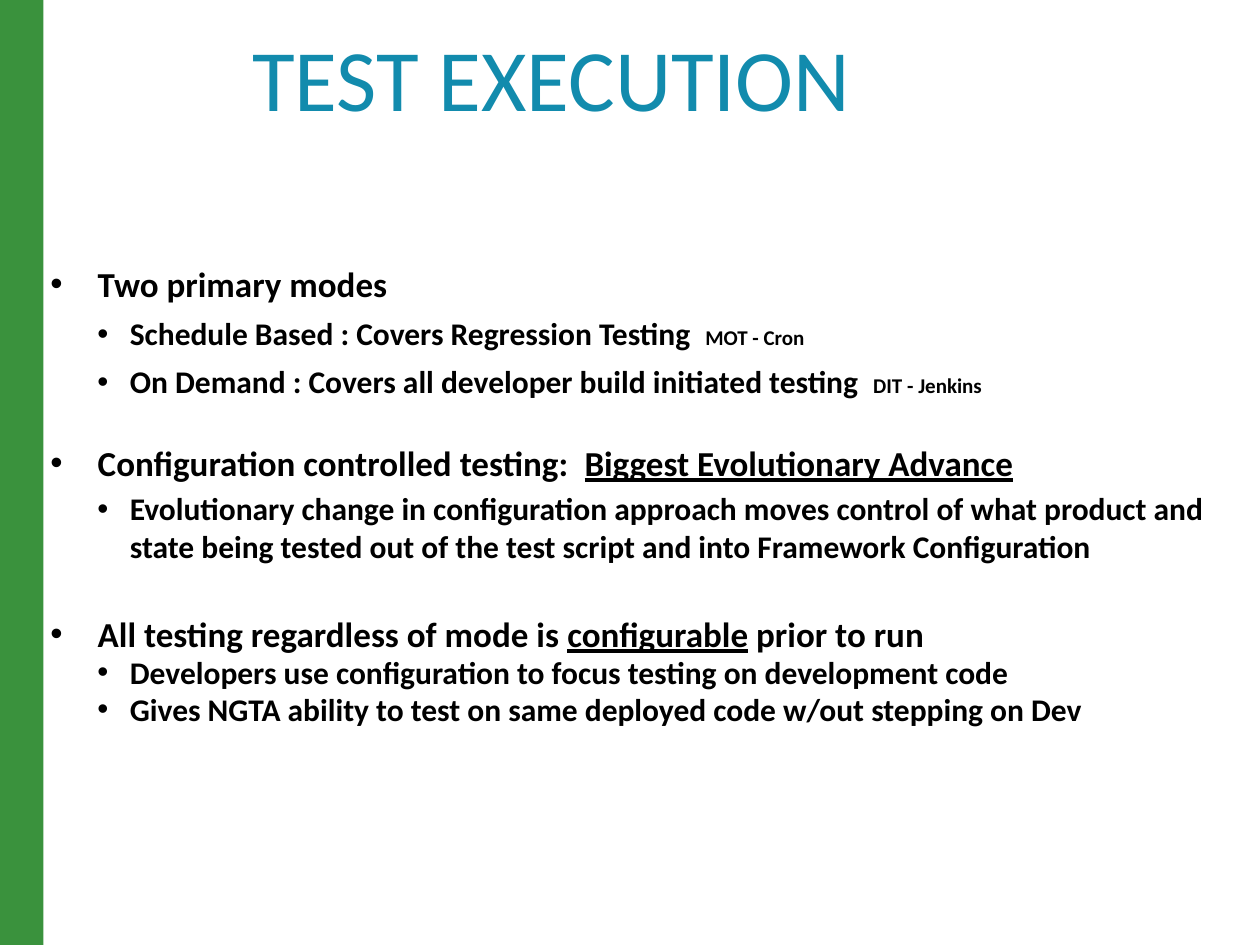
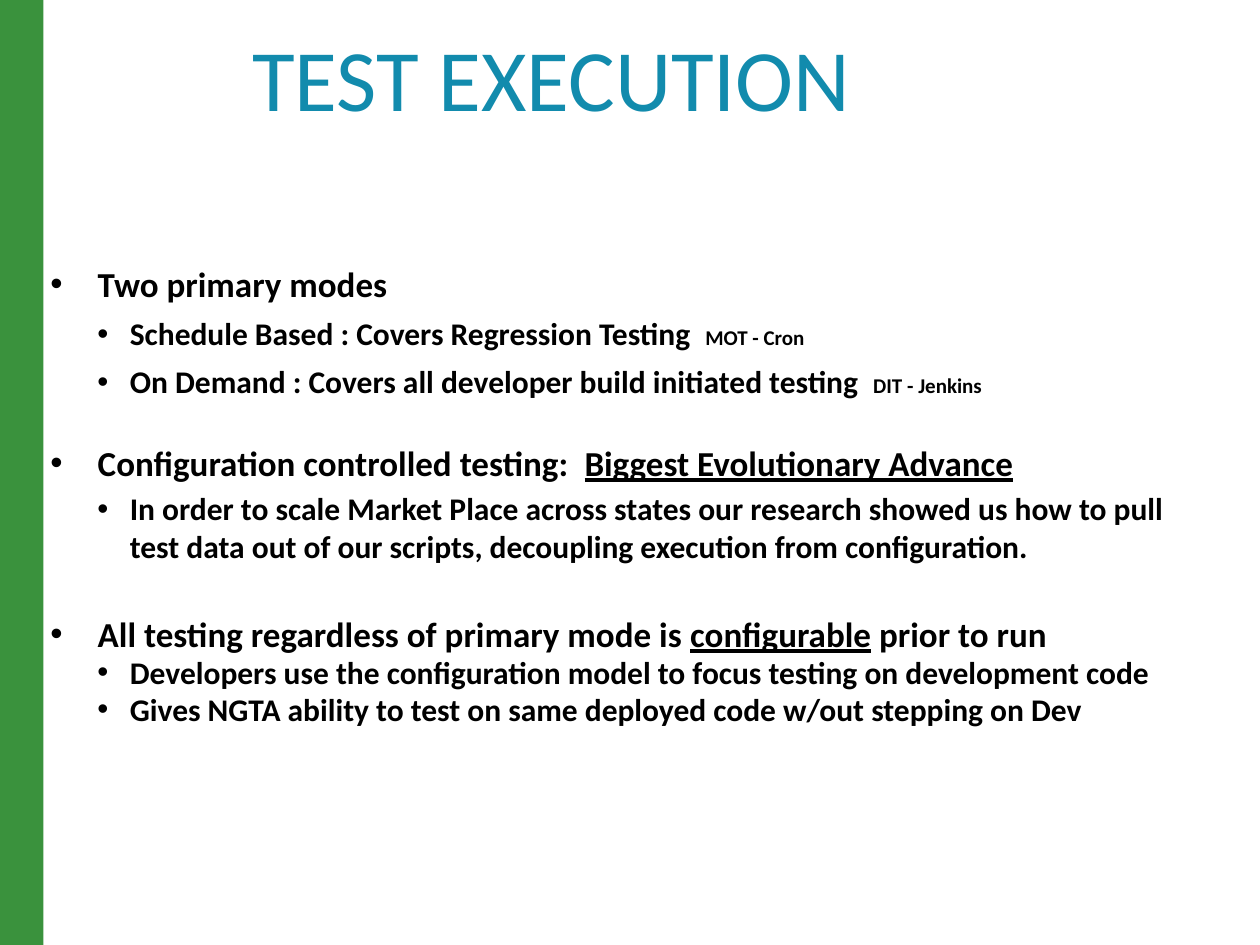
Before and after one commit to raghav9329/mainProf, a slide deck: slide 7 of CurrentWork_Delta/CX_StrategyPowerPoint.pptx. Drawn at 1260x945 pixels with LibreOffice and Linux fonts; fonts in the diff are those of the drawing. Boxes give left, top, right and bottom in pixels: in the first picture for what was removed or moved away, otherwise in the second. Text is boxed around its words. In the diff, an @@ line names an element or a change of style, - is before the commit and + after.

```diff
--- a/CurrentWork_Delta/CX_StrategyPowerPoint.pptx
+++ b/CurrentWork_Delta/CX_StrategyPowerPoint.pptx
@@ text at (98,498,1163,690): text changed @@
-  • Evolutionary change in configuration approach moves control of what product and state being tested out of the test script and into Framework Configuration
-• All testing regardless of mode is configurable prior to run
-  • Developers use configuration to focus testing on development code
+  • In order to scale Market Place across states our research showed us how to pull test data out of our scripts, decoupling execution from configuration.
+• All testing regardless of primary mode is configurable prior to run
+  • Developers use the configuration model to focus testing on development code
```
Also in this commit, not shown: 5 other slides changed, 3 other files.
